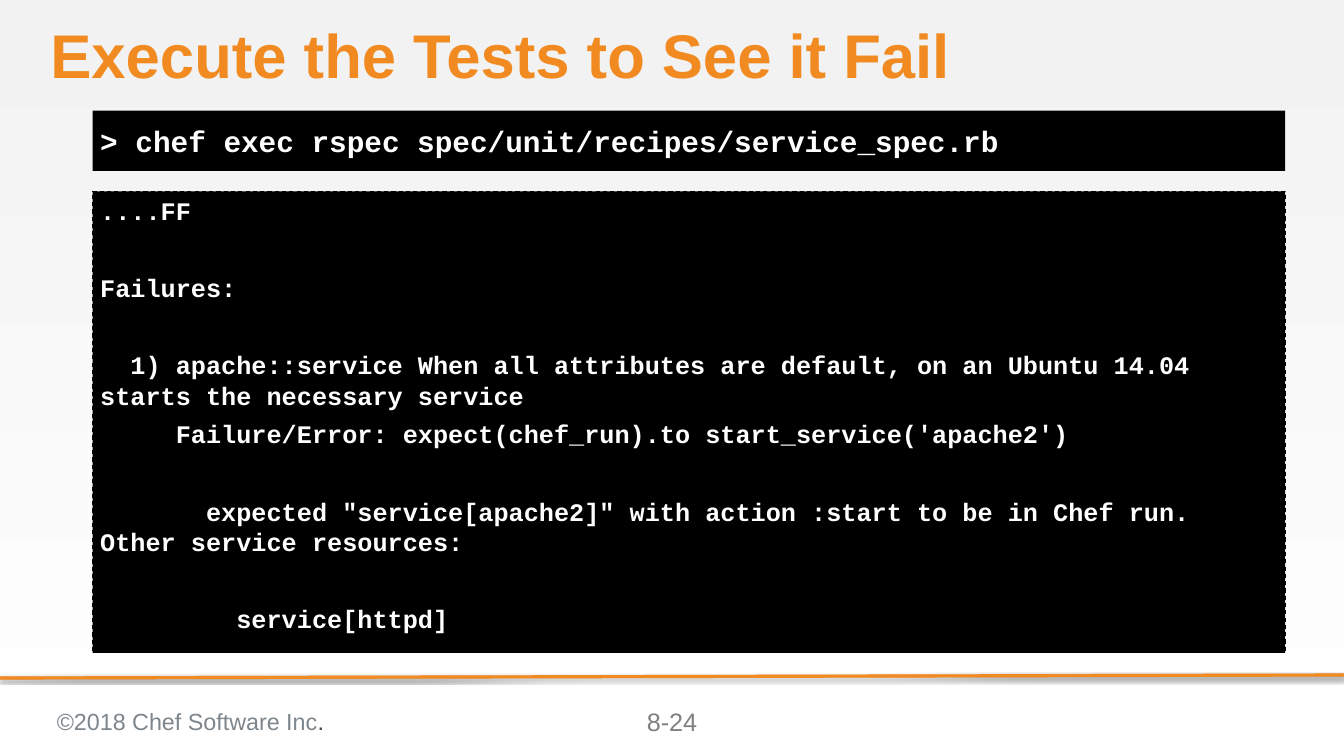
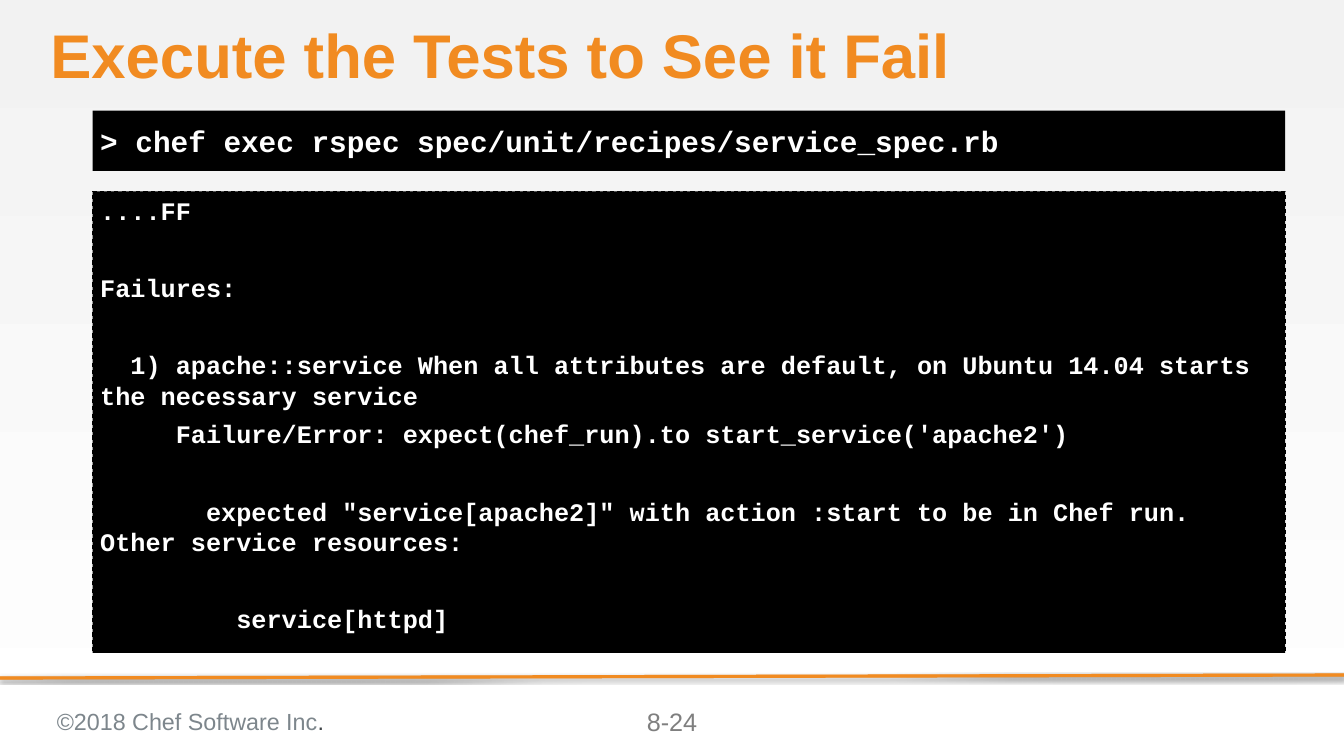
Before and after one commit to anidil18/chef-intermediate, a slide deck: slide 24 of 08-refactoring_for_multiple_platforms.pptx. Drawn at 1344x756 pixels with LibreOffice and Linux fonts; fonts in the diff are those of the drawing; background and template pictures are left out. Boxes give left, top, right and bottom in pixels: in the first picture for what was removed or moved away, otherwise in the second. Text is boxed around its words. In the diff, an @@ line names an element or a change of style, - is before the commit and + after.

```diff
--- a/08-refactoring_for_multiple_platforms.pptx
+++ b/08-refactoring_for_multiple_platforms.pptx
@@ text at (100, 356, 1250, 411): text changed @@
-1) apache::service When all attributes are default, on an Ubuntu 14.04 starts the necessary service
+1) apache::service When all attributes are default, on Ubuntu 14.04 starts the necessary service
```
Also in this commit, not shown: 1 other slide changed.
